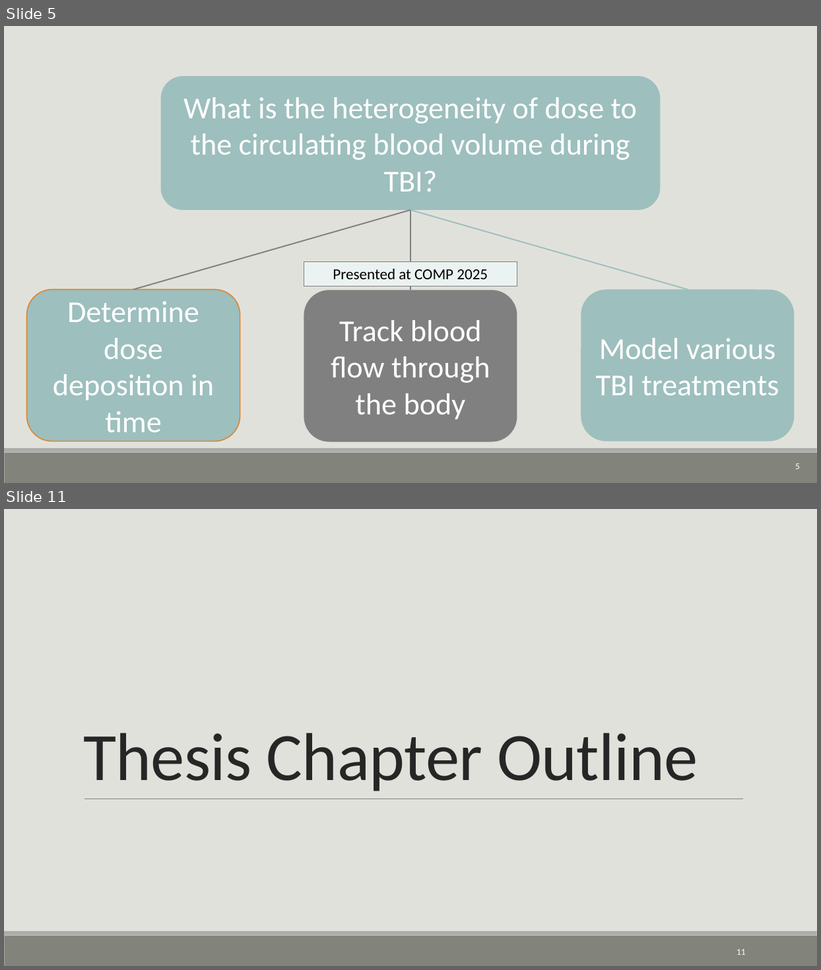
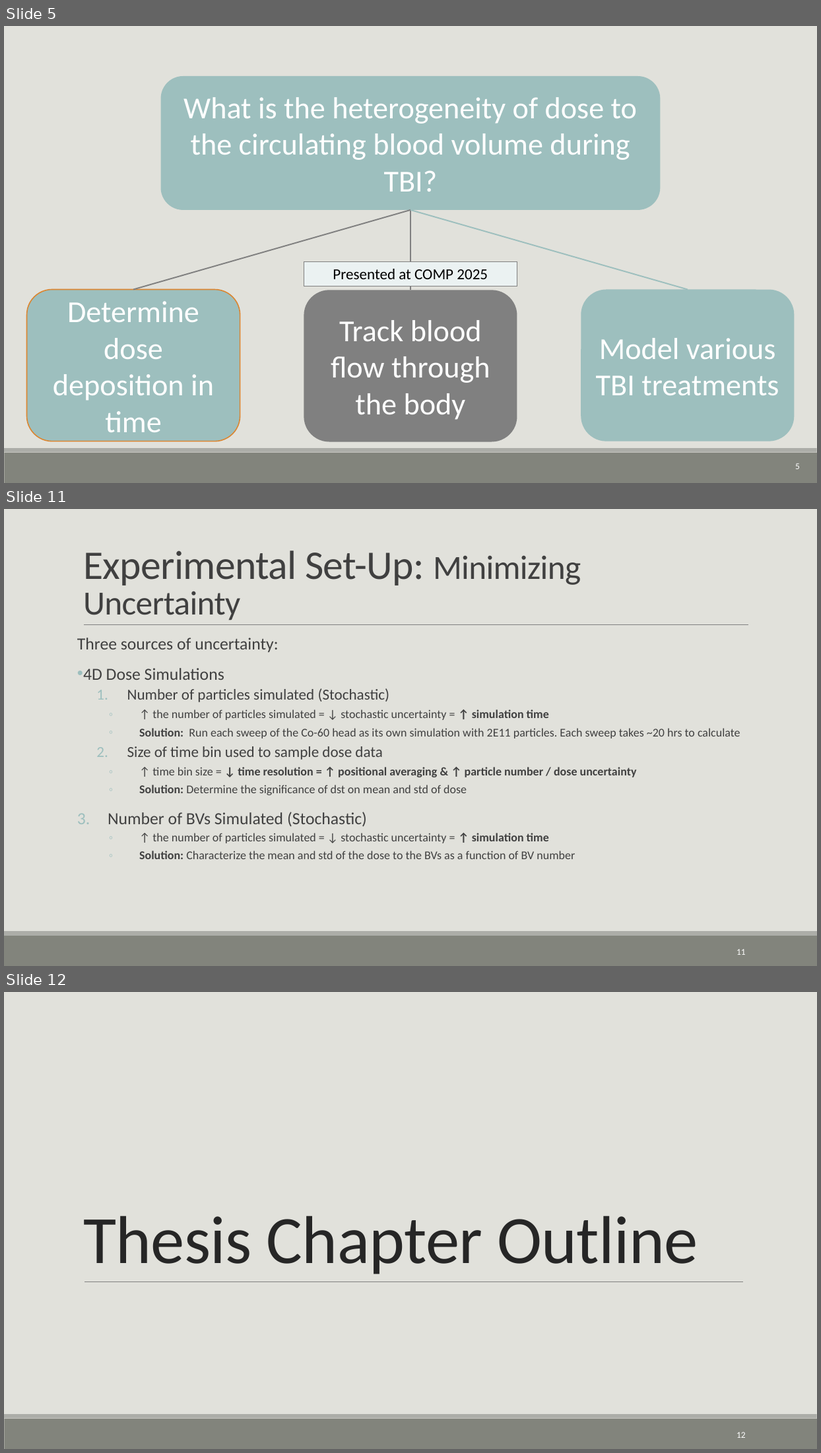
Before and after one commit to CNorthwayMedPhys/Full-Body-Flow-Model-Project, a slide deck: Working Documents/03.26_Committee Meeting.pptx. Shown one above the other, each under a label of ours: slides 5 and 11 before the commit, slides 5, 11 and 12 after it; the slides between them are not shown. The pictures are 821x970 and 821x1453 pixels, drawn with LibreOffice and Linux fonts; fonts in the diff are those of the drawing. Boxes give left, top, right and bottom in pixels: in the first picture for what was removed or moved away, otherwise in the second. Text is boxed around its words. In the diff, an @@ line names an element or a change of style, - is before the commit and + after.

```diff
--- a/Working Documents/03.26_Committee Meeting.pptx
+++ b/Working Documents/03.26_Committee Meeting.pptx
@@ slide 11 added at (x1=4, y1=509, x2=817, y2=966), background #E1E1DB; not listed: 2 template elements that a slide beside it also shows @@
@@ title added at (x1=83, y1=551, x2=581, y2=621), 40 pt, text #404040 @@
+Experimental Set-Up: Minimizing Uncertainty
@@ line added from (84, 625) to (748, 625), #808080 0.5 pt @@
@@ text added at (x1=77, y1=638, x2=741, y2=859), 14 pt, text #404040 @@
+Three sources of uncertainty:
+• 4D Dose Simulations
+  1. Number of particles simulated (Stochastic)
+    ◦ ↑ the number of particles simulated = ↓ stochastic uncertainty = ↑ simulation time
+    ◦ Solution: Run each sweep of the Co-60 head as its own simulation with 2E11 particles. Each sweep takes ~20 hrs to calculate
+  2. Size of time bin used to sample dose data
+    ◦ ↑ time bin size = ↓ time resolution = ↑ positional averaging & ↑ particle number / dose uncertainty
+    ◦ Solution: Determine the significance of dst on mean and std of dose
+3. Number of BVs Simulated (Stochastic)
+    ◦ ↑ the number of particles simulated = ↓ stochastic uncertainty = ↑ simulation time
+    ◦ Solution: Characterize the mean and std of the dose to the BVs as a function of BV number
@@ page number added at (x1=737, y1=949, x2=746, y2=955), 10.5 pt, text #FFFFFF @@
+11
@@ what was slide 11 is now slide 12 @@
@@ page number at (x1=737, y1=1432, x2=746, y2=1438): text changed @@
-11
+12
```
Also in this commit, not shown: 6 slides changed, 8 other slides added, 1 other file.
